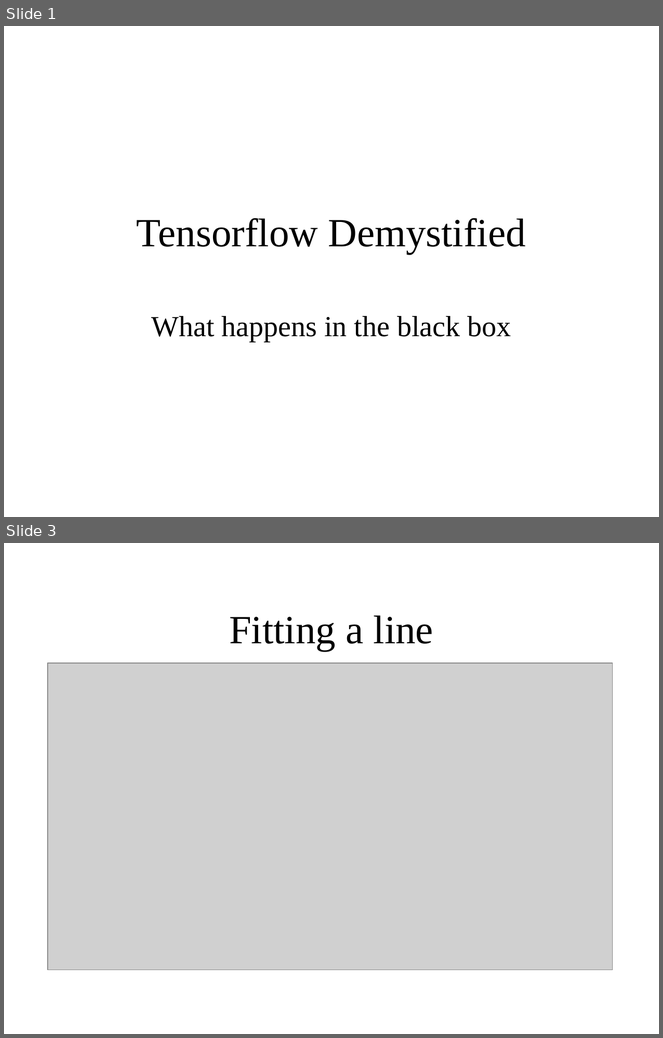
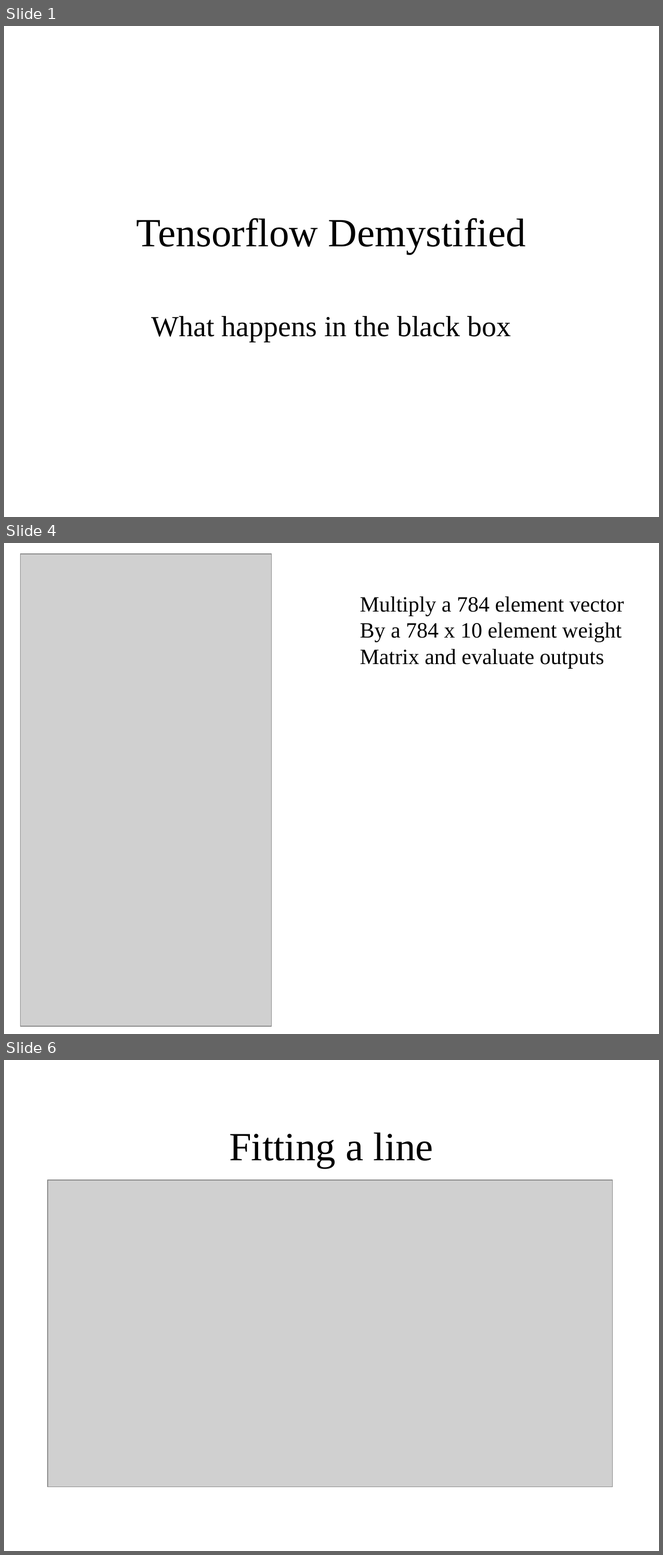
Before and after one commit to andygwebber/Tensorflow_lessons, a slide deck: Tensorflow_Demystified.ppt. Shown one above the other, each under a label of ours: slides 1 and 3 before the commit, slides 1, 4 and 6 after it; the slides between them are not shown. The pictures are 663x1038 and 663x1555 pixels, drawn with LibreOffice and Linux fonts; fonts in the diff are those of the drawing; grey boxes stand for pictures. Boxes give left, top, right and bottom in pixels: in the first picture for what was removed or moved away, otherwise in the second. Text is boxed around its words. In the diff, an @@ line names an element or a change of style, - is before the commit and + after.

```diff
--- a/Tensorflow_Demystified.ppt
+++ b/Tensorflow_Demystified.ppt
@@ slide 4 added at bbox=[4, 543, 659, 1034], background #FFFFFF @@
@@ picture added at bbox=[21, 554, 271, 1027] @@
@@ text added at bbox=[360, 597, 624, 669], 24 pt, text #000000 @@
+Multiply a 784 element vector
+By a 784 x 10 element weight
+Matrix and evaluate outputs
@@ what was slide 3 is now slide 6 @@
```
Also in this commit, not shown: 1 slide changed, 6 other slides added, 2 other files.
